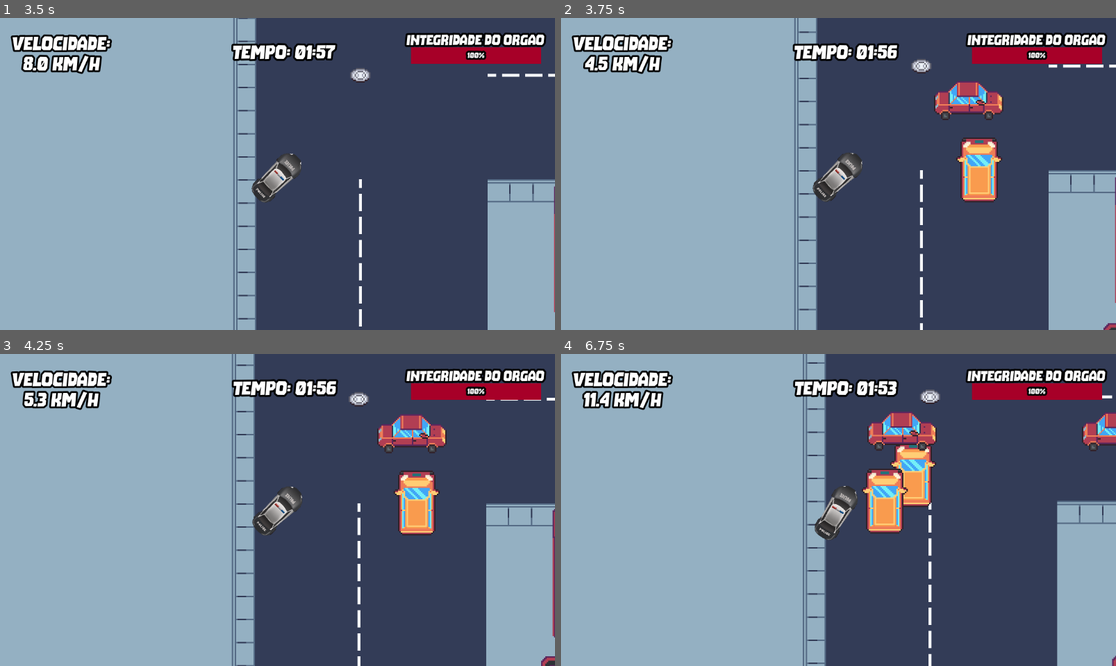
Above: before the commit, frames 1-4 (two rows, left to right).
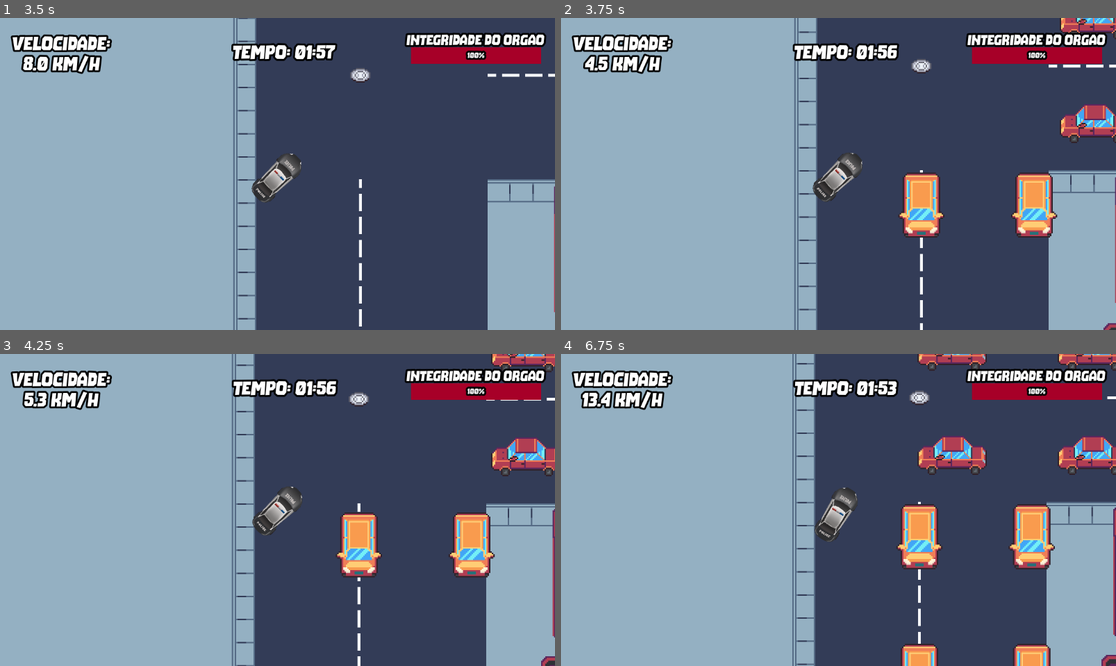
Above: after the commit, the same moments.

Repository: pedroHPlins/Organ_Rush
Game: Godot game, scene res://MainMenu.tscn
The game is run twice, just before and just after one commit, with the same random seed, the same clock (stepped at 60 frames per second) and the same inputs. The engine's default icon, where the game draws it, is replaced by a stand-in: a white triangle on a blue panel in a dark square.
Inputs:
- Up to frame 1 (3.5 s): click "PLAY" at 0.5 s; tap Enter (ui_accept) at 1.25, 1.52, 2, 2.27 s; hold Right (steer_right) 1.28-2.03 s; hold Shift (drift) 1.28-2.03 s; hold Down (brake) 2.03-2.78 s; tap Shift (drift) at 2.1 s; hold Right (steer_right) from 2.78 s (still down); hold Shift (drift) from 2.78 s (still down)
- Up to frame 2 (3.75 s): release Right (steer_right) at 3.53 s; release Shift (drift) at 3.53 s; hold Up (accelerate) from 3.53 s (still down); tap Shift (drift) at 3.6 s
- Up to frame 3 (4.25 s): keep holding Up (accelerate); tap Enter (ui_accept) at 3.77 s
- Up to frame 4 (6.75 s): release Up (accelerate) at 4.28 s; hold Shift (drift) 4.28-5.03 s; hold Left (steer_left) 4.28-5.78 s; tap Enter (ui_accept) at 4.52, 5.27 s; tap Shift (drift) at 5.1, 6.6 s; hold Down (brake) 5.78-6.53 s; hold Shift (drift) 5.78-6.53 s; hold Right (steer_right) from 6.53 s (still down)

Frame 1 is identical in both runs. In frame 2, 6.7% of the frame differs, in the area x 60-100%, y 0-71%; in frame 3, 6.8%; in frame 4, 16%, in the area x 3-100%, y 0-100%.

Commit message:
ok

Diff:
--- a/Main.tscn
+++ b/Main.tscn
@@ -1,13 +1,12 @@
-[gd_scene load_steps=12 format=3 uid="uid://sty7ijite2dj"]
+[gd_scene load_steps=11 format=3 uid="uid://sty7ijite2dj"]
 
 [ext_resource type="PackedScene" uid="uid://dehbevv0spxwn" path="res://Track.tscn" id="1"]
 [ext_resource type="Script" uid="uid://bs4y2jdbs6jj7" path="res://main.gd" id="1_lgr22"]
 [ext_resource type="PackedScene" uid="uid://c0ycsxtpvq4j1" path="res://Player.tscn" id="2"]
 [ext_resource type="PackedScene" uid="uid://bi2yfg7oyr26h" path="res://hud.tscn" id="2_lgr22"]
-[ext_resource type="PackedScene" uid="uid://bhya2bc5atgq0" path="res://DialogueBox.tscn" id="2_xjed2"]
+[ext_resource type="PackedScene" path="res://DialogueBox.tscn" id="2_xjed2"]
 [ext_resource type="Texture2D" uid="uid://do20atxlgd7ga" path="res://icon.png" id="5_koqrl"]
 [ext_resource type="PackedScene" uid="uid://bwte3fw544lcp" path="res://extras/predios.tscn" id="6_3dxm6"]
-[ext_resource type="PackedScene" uid="uid://cltgv614tx6u0" path="res://obstaculos/carroH.tscn" id="9_03owx"]
 [ext_resource type="PackedScene" uid="uid://cipbvtsonisgr" path="res://obstaculos/spawner/spawnerVD.tscn" id="9_wkp8b"]
 [ext_resource type="PackedScene" uid="uid://yjrrbtoarrke" path="res://obstaculos/spawner/SpawnerHd.tscn" id="10_wkp8b"]
 
@@ -6194,15 +6193,595 @@
 [node name="Predios7" parent="Decoracao/Node2D3/quarteirao10/Predios4" instance=ExtResource("6_3dxm6")]
 position = Vector2(1104, 232)
 
-[node name="CarroH" parent="." instance=ExtResource("9_03owx")]
-position = Vector2(792, -120)
+[node name="spawnerH" type="Node2D" parent="."]
+position = Vector2(-1144, -16)
+
+[node name="Carrosh" type="Node2D" parent="spawnerH"]
+
+[node name="SpawnerHd2" parent="spawnerH/Carrosh" instance=ExtResource("10_wkp8b")]
+position = Vector2(752, 208)
 baixo = false
 
-[node name="SpawnerVd" parent="." instance=ExtResource("9_wkp8b")]
-position = Vector2(824, 144)
-
-[node name="SpawnerHd" parent="." instance=ExtResource("10_wkp8b")]
-position = Vector2(832, 192)
+[node name="SpawnerHd" parent="spawnerH/Carrosh" instance=ExtResource("10_wkp8b")]
+position = Vector2(832, 208)
 baixo = false
 
+[node name="SpawnerHd3" parent="spawnerH/Carrosh" instance=ExtResource("10_wkp8b")]
+position = Vector2(752, -384)
+baixo = false
+
+[node name="SpawnerHd4" parent="spawnerH/Carrosh" instance=ExtResource("10_wkp8b")]
+position = Vector2(832, -384)
+baixo = false
+
+[node name="SpawnerHd5" parent="spawnerH/Carrosh" instance=ExtResource("10_wkp8b")]
+position = Vector2(752, -968)
+baixo = false
+
+[node name="SpawnerHd6" parent="spawnerH/Carrosh" instance=ExtResource("10_wkp8b")]
+position = Vector2(832, -968)
+baixo = false
+
+[node name="SpawnerHd7" parent="spawnerH/Carrosh" instance=ExtResource("10_wkp8b")]
+position = Vector2(776, -1544)
+baixo = false
+
+[node name="SpawnerHd8" parent="spawnerH/Carrosh" instance=ExtResource("10_wkp8b")]
+position = Vector2(856, -1544)
+baixo = false
+
+[node name="SpawnerHd9" parent="spawnerH/Carrosh" instance=ExtResource("10_wkp8b")]
+position = Vector2(776, -2136)
+baixo = false
+
+[node name="SpawnerHd10" parent="spawnerH/Carrosh" instance=ExtResource("10_wkp8b")]
+position = Vector2(856, -2136)
+baixo = false
+
+[node name="SpawnerHd11" parent="spawnerH/Carrosh" instance=ExtResource("10_wkp8b")]
+position = Vector2(776, -2720)
+baixo = false
+
+[node name="SpawnerHd12" parent="spawnerH/Carrosh" instance=ExtResource("10_wkp8b")]
+position = Vector2(856, -2720)
+baixo = false
+
+[node name="SpawnerHd13" parent="spawnerH/Carrosh" instance=ExtResource("10_wkp8b")]
+position = Vector2(832, -3344)
+baixo = false
+
+[node name="SpawnerHd14" parent="spawnerH/Carrosh" instance=ExtResource("10_wkp8b")]
+position = Vector2(744, -3344)
+baixo = false
+
+[node name="SpawnerHd15" parent="spawnerH/Carrosh" instance=ExtResource("10_wkp8b")]
+position = Vector2(840, -3944)
+baixo = false
+
+[node name="SpawnerHd16" parent="spawnerH/Carrosh" instance=ExtResource("10_wkp8b")]
+position = Vector2(752, -3944)
+baixo = false
+
+[node name="Carrosh2" type="Node2D" parent="spawnerH"]
+position = Vector2(1184, 24)
+
+[node name="SpawnerHd2" parent="spawnerH/Carrosh2" instance=ExtResource("10_wkp8b")]
+position = Vector2(752, 208)
+
+[node name="SpawnerHd" parent="spawnerH/Carrosh2" instance=ExtResource("10_wkp8b")]
+position = Vector2(832, 208)
+
+[node name="SpawnerHd3" parent="spawnerH/Carrosh2" instance=ExtResource("10_wkp8b")]
+position = Vector2(752, -384)
+
+[node name="SpawnerHd4" parent="spawnerH/Carrosh2" instance=ExtResource("10_wkp8b")]
+position = Vector2(832, -384)
+
+[node name="SpawnerHd5" parent="spawnerH/Carrosh2" instance=ExtResource("10_wkp8b")]
+position = Vector2(752, -968)
+
+[node name="SpawnerHd6" parent="spawnerH/Carrosh2" instance=ExtResource("10_wkp8b")]
+position = Vector2(832, -968)
+
+[node name="SpawnerHd7" parent="spawnerH/Carrosh2" instance=ExtResource("10_wkp8b")]
+position = Vector2(776, -1544)
+
+[node name="SpawnerHd8" parent="spawnerH/Carrosh2" instance=ExtResource("10_wkp8b")]
+position = Vector2(856, -1544)
+
+[node name="SpawnerHd9" parent="spawnerH/Carrosh2" instance=ExtResource("10_wkp8b")]
+position = Vector2(776, -2136)
+
+[node name="SpawnerHd10" parent="spawnerH/Carrosh2" instance=ExtResource("10_wkp8b")]
+position = Vector2(856, -2136)
+
+[node name="SpawnerHd11" parent="spawnerH/Carrosh2" instance=ExtResource("10_wkp8b")]
+position = Vector2(776, -2720)
+
+[node name="SpawnerHd12" parent="spawnerH/Carrosh2" instance=ExtResource("10_wkp8b")]
+position = Vector2(856, -2720)
+
+[node name="SpawnerHd13" parent="spawnerH/Carrosh2" instance=ExtResource("10_wkp8b")]
+position = Vector2(832, -3344)
+
+[node name="SpawnerHd14" parent="spawnerH/Carrosh2" instance=ExtResource("10_wkp8b")]
+position = Vector2(744, -3344)
+
+[node name="SpawnerHd15" parent="spawnerH/Carrosh2" instance=ExtResource("10_wkp8b")]
+position = Vector2(840, -3944)
+
+[node name="SpawnerHd16" parent="spawnerH/Carrosh2" instance=ExtResource("10_wkp8b")]
+position = Vector2(752, -3944)
+
+[node name="Carrosh3" type="Node2D" parent="spawnerH"]
+position = Vector2(2368, 16)
+
+[node name="SpawnerHd2" parent="spawnerH/Carrosh3" instance=ExtResource("10_wkp8b")]
+position = Vector2(752, 208)
+baixo = false
+
+[node name="SpawnerHd" parent="spawnerH/Carrosh3" instance=ExtResource("10_wkp8b")]
+position = Vector2(832, 208)
+baixo = false
+
+[node name="SpawnerHd3" parent="spawnerH/Carrosh3" instance=ExtResource("10_wkp8b")]
+position = Vector2(752, -384)
+baixo = false
+
+[node name="SpawnerHd4" parent="spawnerH/Carrosh3" instance=ExtResource("10_wkp8b")]
+position = Vector2(832, -384)
+baixo = false
+
+[node name="SpawnerHd5" parent="spawnerH/Carrosh3" instance=ExtResource("10_wkp8b")]
+position = Vector2(752, -968)
+baixo = false
+
+[node name="SpawnerHd6" parent="spawnerH/Carrosh3" instance=ExtResource("10_wkp8b")]
+position = Vector2(832, -968)
+baixo = false
+
+[node name="SpawnerHd7" parent="spawnerH/Carrosh3" instance=ExtResource("10_wkp8b")]
+position = Vector2(776, -1544)
+baixo = false
+
+[node name="SpawnerHd8" parent="spawnerH/Carrosh3" instance=ExtResource("10_wkp8b")]
+position = Vector2(856, -1544)
+baixo = false
+
+[node name="SpawnerHd9" parent="spawnerH/Carrosh3" instance=ExtResource("10_wkp8b")]
+position = Vector2(776, -2136)
+baixo = false
+
+[node name="SpawnerHd10" parent="spawnerH/Carrosh3" instance=ExtResource("10_wkp8b")]
+position = Vector2(856, -2136)
+baixo = false
+
+[node name="SpawnerHd11" parent="spawnerH/Carrosh3" instance=ExtResource("10_wkp8b")]
+position = Vector2(776, -2720)
+baixo = false
+
+[node name="SpawnerHd12" parent="spawnerH/Carrosh3" instance=ExtResource("10_wkp8b")]
+position = Vector2(856, -2720)
+baixo = false
+
+[node name="SpawnerHd13" parent="spawnerH/Carrosh3" instance=ExtResource("10_wkp8b")]
+position = Vector2(832, -3344)
+baixo = false
+
+[node name="SpawnerHd14" parent="spawnerH/Carrosh3" instance=ExtResource("10_wkp8b")]
+position = Vector2(744, -3344)
+baixo = false
+
+[node name="SpawnerHd15" parent="spawnerH/Carrosh3" instance=ExtResource("10_wkp8b")]
+position = Vector2(840, -3944)
+baixo = false
+
+[node name="SpawnerHd16" parent="spawnerH/Carrosh3" instance=ExtResource("10_wkp8b")]
+position = Vector2(752, -3944)
+baixo = false
+
+[node name="Carrosh4" type="Node2D" parent="spawnerH"]
+position = Vector2(3544, 8)
+
+[node name="SpawnerHd2" parent="spawnerH/Carrosh4" instance=ExtResource("10_wkp8b")]
+position = Vector2(752, 208)
+
+[node name="SpawnerHd" parent="spawnerH/Carrosh4" instance=ExtResource("10_wkp8b")]
+position = Vector2(832, 208)
+
+[node name="SpawnerHd3" parent="spawnerH/Carrosh4" instance=ExtResource("10_wkp8b")]
+position = Vector2(752, -384)
+
+[node name="SpawnerHd4" parent="spawnerH/Carrosh4" instance=ExtResource("10_wkp8b")]
+position = Vector2(832, -384)
+
+[node name="SpawnerHd5" parent="spawnerH/Carrosh4" instance=ExtResource("10_wkp8b")]
+position = Vector2(752, -968)
+
+[node name="SpawnerHd6" parent="spawnerH/Carrosh4" instance=ExtResource("10_wkp8b")]
+position = Vector2(832, -968)
+
+[node name="SpawnerHd7" parent="spawnerH/Carrosh4" instance=ExtResource("10_wkp8b")]
+position = Vector2(776, -1544)
+
+[node name="SpawnerHd8" parent="spawnerH/Carrosh4" instance=ExtResource("10_wkp8b")]
+position = Vector2(856, -1544)
+
+[node name="SpawnerHd9" parent="spawnerH/Carrosh4" instance=ExtResource("10_wkp8b")]
+position = Vector2(776, -2136)
+
+[node name="SpawnerHd10" parent="spawnerH/Carrosh4" instance=ExtResource("10_wkp8b")]
+position = Vector2(856, -2136)
+
+[node name="SpawnerHd11" parent="spawnerH/Carrosh4" instance=ExtResource("10_wkp8b")]
+position = Vector2(776, -2720)
+
+[node name="SpawnerHd12" parent="spawnerH/Carrosh4" instance=ExtResource("10_wkp8b")]
+position = Vector2(856, -2720)
+
+[node name="SpawnerHd13" parent="spawnerH/Carrosh4" instance=ExtResource("10_wkp8b")]
+position = Vector2(832, -3344)
+
+[node name="SpawnerHd14" parent="spawnerH/Carrosh4" instance=ExtResource("10_wkp8b")]
+position = Vector2(744, -3344)
+
+[node name="SpawnerHd15" parent="spawnerH/Carrosh4" instance=ExtResource("10_wkp8b")]
+position = Vector2(840, -3944)
+
+[node name="SpawnerHd16" parent="spawnerH/Carrosh4" instance=ExtResource("10_wkp8b")]
+position = Vector2(752, -3944)
+
+[node name="Carrosh5" type="Node2D" parent="spawnerH"]
+position = Vector2(4728, 16)
+
+[node name="SpawnerHd2" parent="spawnerH/Carrosh5" instance=ExtResource("10_wkp8b")]
+position = Vector2(752, 208)
+baixo = false
+
+[node name="SpawnerHd" parent="spawnerH/Carrosh5" instance=ExtResource("10_wkp8b")]
+position = Vector2(832, 208)
+baixo = false
+
+[node name="SpawnerHd3" parent="spawnerH/Carrosh5" instance=ExtResource("10_wkp8b")]
+position = Vector2(752, -384)
+baixo = false
+
+[node name="SpawnerHd4" parent="spawnerH/Carrosh5" instance=ExtResource("10_wkp8b")]
+position = Vector2(832, -384)
+baixo = false
+
+[node name="SpawnerHd5" parent="spawnerH/Carrosh5" instance=ExtResource("10_wkp8b")]
+position = Vector2(752, -968)
+baixo = false
+
+[node name="SpawnerHd6" parent="spawnerH/Carrosh5" instance=ExtResource("10_wkp8b")]
+position = Vector2(832, -968)
+baixo = false
+
+[node name="SpawnerHd7" parent="spawnerH/Carrosh5" instance=ExtResource("10_wkp8b")]
+position = Vector2(776, -1544)
+baixo = false
+
+[node name="SpawnerHd8" parent="spawnerH/Carrosh5" instance=ExtResource("10_wkp8b")]
+position = Vector2(856, -1544)
+baixo = false
+
+[node name="SpawnerHd9" parent="spawnerH/Carrosh5" instance=ExtResource("10_wkp8b")]
+position = Vector2(776, -2136)
+baixo = false
+
+[node name="SpawnerHd10" parent="spawnerH/Carrosh5" instance=ExtResource("10_wkp8b")]
+position = Vector2(856, -2136)
+baixo = false
+
+[node name="SpawnerHd11" parent="spawnerH/Carrosh5" instance=ExtResource("10_wkp8b")]
+position = Vector2(776, -2720)
+baixo = false
+
+[node name="SpawnerHd12" parent="spawnerH/Carrosh5" instance=ExtResource("10_wkp8b")]
+position = Vector2(856, -2720)
+baixo = false
+
+[node name="SpawnerHd13" parent="spawnerH/Carrosh5" instance=ExtResource("10_wkp8b")]
+position = Vector2(832, -3344)
+baixo = false
+
+[node name="SpawnerHd14" parent="spawnerH/Carrosh5" instance=ExtResource("10_wkp8b")]
+position = Vector2(744, -3344)
+baixo = false
+
+[node name="SpawnerHd15" parent="spawnerH/Carrosh5" instance=ExtResource("10_wkp8b")]
+position = Vector2(840, -3944)
+baixo = false
+
+[node name="SpawnerHd16" parent="spawnerH/Carrosh5" instance=ExtResource("10_wkp8b")]
+position = Vector2(752, -3944)
+baixo = false
+
+[node name="spawnerV" type="Node2D" parent="."]
+
+[node name="spawnervdd" type="Node2D" parent="spawnerV"]
+
+[node name="SpawnerVd" parent="spawnerV/spawnervdd" instance=ExtResource("9_wkp8b")]
+position = Vector2(912, 160)
+direita = false
+
+[node name="SpawnerVd2" parent="spawnerV/spawnervdd" instance=ExtResource("9_wkp8b")]
+position = Vector2(912, 88)
+direita = false
+
+[node name="SpawnerVd3" parent="spawnerV/spawnervdd" instance=ExtResource("9_wkp8b")]
+position = Vector2(1512, 144)
+direita = false
+
+[node name="SpawnerVd4" parent="spawnerV/spawnervdd" instance=ExtResource("9_wkp8b")]
+position = Vector2(1512, 72)
+direita = false
+
+[node name="SpawnerVd" parent="spawnerV/spawnervdd/SpawnerVd4" instance=ExtResource("9_wkp8b")]
+position = Vector2(912, 160)
+
+[node name="SpawnerVd2" parent="spawnerV/spawnervdd/SpawnerVd4" instance=ExtResource("9_wkp8b")]
+position = Vector2(912, 88)
+
+[node name="SpawnerVd5" parent="spawnerV/spawnervdd" instance=ExtResource("9_wkp8b")]
+position = Vector2(2096, 136)
+direita = false
+
+[node name="SpawnerVd6" parent="spawnerV/spawnervdd" instance=ExtResource("9_wkp8b")]
+position = Vector2(2096, 64)
+direita = false
+
+[node name="SpawnerVd7" parent="spawnerV/spawnervdd" instance=ExtResource("9_wkp8b")]
+position = Vector2(2680, 152)
+direita = false
+
+[node name="SpawnerVd8" parent="spawnerV/spawnervdd" instance=ExtResource("9_wkp8b")]
+position = Vector2(2680, 80)
+direita = false
+
+[node name="SpawnerVd9" parent="spawnerV/spawnervdd" instance=ExtResource("9_wkp8b")]
+position = Vector2(3872, 152)
+direita = false
+
+[node name="SpawnerVd10" parent="spawnerV/spawnervdd" instance=ExtResource("9_wkp8b")]
+position = Vector2(3872, 80)
+direita = false
+
+[node name="SpawnerVd11" parent="spawnerV/spawnervdd" instance=ExtResource("9_wkp8b")]
+position = Vector2(4456, 144)
+direita = false
+
+[node name="SpawnerVd12" parent="spawnerV/spawnervdd" instance=ExtResource("9_wkp8b")]
+position = Vector2(4456, 72)
+direita = false
+
+[node name="SpawnerVd13" parent="spawnerV/spawnervdd" instance=ExtResource("9_wkp8b")]
+position = Vector2(5040, 160)
+direita = false
+
+[node name="SpawnerVd14" parent="spawnerV/spawnervdd" instance=ExtResource("9_wkp8b")]
+position = Vector2(5040, 88)
+direita = false
+
+[node name="spawnervdd2" type="Node2D" parent="spawnerV"]
+position = Vector2(-8, -576)
+
+[node name="SpawnerVd" parent="spawnerV/spawnervdd2" instance=ExtResource("9_wkp8b")]
+position = Vector2(912, 160)
+
+[node name="SpawnerVd2" parent="spawnerV/spawnervdd2" instance=ExtResource("9_wkp8b")]
+position = Vector2(912, 88)
+
+[node name="SpawnerVd3" parent="spawnerV/spawnervdd2" instance=ExtResource("9_wkp8b")]
+position = Vector2(1512, 144)
+
+[node name="SpawnerVd4" parent="spawnerV/spawnervdd2" instance=ExtResource("9_wkp8b")]
+position = Vector2(1512, 72)
+
+[node name="SpawnerVd" parent="spawnerV/spawnervdd2/SpawnerVd4" instance=ExtResource("9_wkp8b")]
+position = Vector2(912, 160)
+
+[node name="SpawnerVd2" parent="spawnerV/spawnervdd2/SpawnerVd4" instance=ExtResource("9_wkp8b")]
+position = Vector2(912, 88)
+
+[node name="SpawnerVd5" parent="spawnerV/spawnervdd2" instance=ExtResource("9_wkp8b")]
+position = Vector2(2096, 136)
+
+[node name="SpawnerVd6" parent="spawnerV/spawnervdd2" instance=ExtResource("9_wkp8b")]
+position = Vector2(2096, 64)
+
+[node name="SpawnerVd7" parent="spawnerV/spawnervdd2" instance=ExtResource("9_wkp8b")]
+position = Vector2(2680, 152)
+
+[node name="SpawnerVd8" parent="spawnerV/spawnervdd2" instance=ExtResource("9_wkp8b")]
+position = Vector2(2680, 80)
+
+[node name="SpawnerVd9" parent="spawnerV/spawnervdd2" instance=ExtResource("9_wkp8b")]
+position = Vector2(3872, 152)
+
+[node name="SpawnerVd10" parent="spawnerV/spawnervdd2" instance=ExtResource("9_wkp8b")]
+position = Vector2(3872, 80)
+
+[node name="SpawnerVd11" parent="spawnerV/spawnervdd2" instance=ExtResource("9_wkp8b")]
+position = Vector2(4456, 144)
+
+[node name="SpawnerVd12" parent="spawnerV/spawnervdd2" instance=ExtResource("9_wkp8b")]
+position = Vector2(4456, 72)
+
+[node name="SpawnerVd13" parent="spawnerV/spawnervdd2" instance=ExtResource("9_wkp8b")]
+position = Vector2(5040, 160)
+
+[node name="SpawnerVd14" parent="spawnerV/spawnervdd2" instance=ExtResource("9_wkp8b")]
+position = Vector2(5040, 88)
+
+[node name="spawnervdd3" type="Node2D" parent="spawnerV"]
+position = Vector2(0, -1784)
+
+[node name="SpawnerVd" parent="spawnerV/spawnervdd3" instance=ExtResource("9_wkp8b")]
+position = Vector2(912, 160)
+direita = false
+
+[node name="SpawnerVd2" parent="spawnerV/spawnervdd3" instance=ExtResource("9_wkp8b")]
+position = Vector2(912, 88)
+direita = false
+
+[node name="SpawnerVd3" parent="spawnerV/spawnervdd3" instance=ExtResource("9_wkp8b")]
+position = Vector2(1512, 144)
+direita = false
+
+[node name="SpawnerVd4" parent="spawnerV/spawnervdd3" instance=ExtResource("9_wkp8b")]
+position = Vector2(1512, 72)
+direita = false
+
+[node name="SpawnerVd5" parent="spawnerV/spawnervdd3" instance=ExtResource("9_wkp8b")]
+position = Vector2(2096, 136)
+direita = false
+
+[node name="SpawnerVd6" parent="spawnerV/spawnervdd3" instance=ExtResource("9_wkp8b")]
+position = Vector2(2096, 64)
+direita = false
+
+[node name="SpawnerVd7" parent="spawnerV/spawnervdd3" instance=ExtResource("9_wkp8b")]
+position = Vector2(2680, 152)
+direita = false
+
+[node name="SpawnerVd8" parent="spawnerV/spawnervdd3" instance=ExtResource("9_wkp8b")]
+position = Vector2(2680, 80)
+direita = false
+
+[node name="SpawnerVd9" parent="spawnerV/spawnervdd3" instance=ExtResource("9_wkp8b")]
+position = Vector2(3872, 152)
+direita = false
+
+[node name="SpawnerVd10" parent="spawnerV/spawnervdd3" instance=ExtResource("9_wkp8b")]
+position = Vector2(3872, 80)
+direita = false
+
+[node name="SpawnerVd11" parent="spawnerV/spawnervdd3" instance=ExtResource("9_wkp8b")]
+position = Vector2(4456, 144)
+direita = false
+
+[node name="SpawnerVd12" parent="spawnerV/spawnervdd3" instance=ExtResource("9_wkp8b")]
+position = Vector2(4456, 72)
+direita = false
+
+[node name="SpawnerVd13" parent="spawnerV/spawnervdd3" instance=ExtResource("9_wkp8b")]
+position = Vector2(5040, 160)
+direita = false
+
+[node name="SpawnerVd14" parent="spawnerV/spawnervdd3" instance=ExtResource("9_wkp8b")]
+position = Vector2(5040, 88)
+direita = false
+
+[node name="spawnervdd4" type="Node2D" parent="spawnerV"]
+position = Vector2(16, -2968)
+
+[node name="SpawnerVd" parent="spawnerV/spawnervdd4" instance=ExtResource("9_wkp8b")]
+position = Vector2(912, 160)
+
+[node name="SpawnerVd2" parent="spawnerV/spawnervdd4" instance=ExtResource("9_wkp8b")]
+position = Vector2(912, 88)
+
+[node name="SpawnerVd3" parent="spawnerV/spawnervdd4" instance=ExtResource("9_wkp8b")]
+position = Vector2(1512, 144)
+
+[node name="SpawnerVd4" parent="spawnerV/spawnervdd4" instance=ExtResource("9_wkp8b")]
+position = Vector2(1512, 72)
+
+[node name="SpawnerVd" parent="spawnerV/spawnervdd4/SpawnerVd4" instance=ExtResource("9_wkp8b")]
+position = Vector2(912, 160)
+
+[node name="SpawnerVd2" parent="spawnerV/spawnervdd4/SpawnerVd4" instance=ExtResource("9_wkp8b")]
+position = Vector2(912, 88)
+
+[node name="SpawnerVd5" parent="spawnerV/spawnervdd4" instance=ExtResource("9_wkp8b")]
+position = Vector2(2096, 136)
+
+[node name="SpawnerVd6" parent="spawnerV/spawnervdd4" instance=ExtResource("9_wkp8b")]
+position = Vector2(2096, 64)
+
+[node name="SpawnerVd7" parent="spawnerV/spawnervdd4" instance=ExtResource("9_wkp8b")]
+position = Vector2(2680, 152)
+
+[node name="SpawnerVd8" parent="spawnerV/spawnervdd4" instance=ExtResource("9_wkp8b")]
+position = Vector2(2680, 80)
+
+[node name="SpawnerVd9" parent="spawnerV/spawnervdd4" instance=ExtResource("9_wkp8b")]
+position = Vector2(3872, 152)
+
+[node name="SpawnerVd10" parent="spawnerV/spawnervdd4" instance=ExtResource("9_wkp8b")]
+position = Vector2(3872, 80)
+
+[node name="SpawnerVd11" parent="spawnerV/spawnervdd4" instance=ExtResource("9_wkp8b")]
+position = Vector2(4456, 144)
+
+[node name="SpawnerVd12" parent="spawnerV/spawnervdd4" instance=ExtResource("9_wkp8b")]
+position = Vector2(4456, 72)
+
+[node name="SpawnerVd13" parent="spawnerV/spawnervdd4" instance=ExtResource("9_wkp8b")]
+position = Vector2(5040, 160)
+
+[node name="SpawnerVd14" parent="spawnerV/spawnervdd4" instance=ExtResource("9_wkp8b")]
+position = Vector2(5040, 88)
+
+[node name="spawnervdd5" type="Node2D" parent="spawnerV"]
+position = Vector2(-8, -3560)
+
+[node name="SpawnerVd" parent="spawnerV/spawnervdd5" instance=ExtResource("9_wkp8b")]
+position = Vector2(912, 160)
+direita = false
+
+[node name="SpawnerVd2" parent="spawnerV/spawnervdd5" instance=ExtResource("9_wkp8b")]
+position = Vector2(912, 88)
+direita = false
+
+[node name="SpawnerVd3" parent="spawnerV/spawnervdd5" instance=ExtResource("9_wkp8b")]
+position = Vector2(1512, 144)
+direita = false
+
+[node name="SpawnerVd4" parent="spawnerV/spawnervdd5" instance=ExtResource("9_wkp8b")]
+position = Vector2(1512, 72)
+direita = false
+
+[node name="SpawnerVd5" parent="spawnerV/spawnervdd5" instance=ExtResource("9_wkp8b")]
+position = Vector2(2096, 136)
+direita = false
+
+[node name="SpawnerVd6" parent="spawnerV/spawnervdd5" instance=ExtResource("9_wkp8b")]
+position = Vector2(2096, 64)
+direita = false
+
+[node name="SpawnerVd7" parent="spawnerV/spawnervdd5" instance=ExtResource("9_wkp8b")]
+position = Vector2(2680, 152)
+direita = false
+
+[node name="SpawnerVd8" parent="spawnerV/spawnervdd5" instance=ExtResource("9_wkp8b")]
+position = Vector2(2680, 80)
+direita = false
+
+[node name="SpawnerVd9" parent="spawnerV/spawnervdd5" instance=ExtResource("9_wkp8b")]
+position = Vector2(3872, 152)
+direita = false
+
+[node name="SpawnerVd10" parent="spawnerV/spawnervdd5" instance=ExtResource("9_wkp8b")]
+position = Vector2(3872, 80)
+direita = false
+
+[node name="SpawnerVd11" parent="spawnerV/spawnervdd5" instance=ExtResource("9_wkp8b")]
+position = Vector2(4456, 144)
+direita = false
+
+[node name="SpawnerVd12" parent="spawnerV/spawnervdd5" instance=ExtResource("9_wkp8b")]
+position = Vector2(4456, 72)
+direita = false
+
+[node name="SpawnerVd13" parent="spawnerV/spawnervdd5" instance=ExtResource("9_wkp8b")]
+position = Vector2(5040, 160)
+direita = false
+
+[node name="SpawnerVd14" parent="spawnerV/spawnervdd5" instance=ExtResource("9_wkp8b")]
+position = Vector2(5040, 88)
+direita = false
+
 [connection signal="body_entered" from="DialogueTriggerPoint" to="." method="_on_dialogue_trigger_point_body_entered"]
--- a/obstaculos/carroH.tscn
+++ b/obstaculos/carroH.tscn
@@ -7,7 +7,7 @@
 size = Vector2(20, 40)
 
 [node name="CarroH" type="CharacterBody2D"]
-collision_layer = 3
+collision_layer = 2
 collision_mask = 3
 script = ExtResource("1_26dq6")
 
@@ -21,3 +21,9 @@
 position = Vector2(0, 26)
 scale = Vector2(3.04, 1)
 target_position = Vector2(0, 21)
+
+[node name="Timer" type="Timer" parent="."]
+wait_time = 7.0
+autostart = true
+
+[connection signal="timeout" from="Timer" to="." method="_on_timer_timeout"]
--- a/obstaculos/carroV.tscn
+++ b/obstaculos/carroV.tscn
@@ -7,7 +7,7 @@
 size = Vector2(40, 9)
 
 [node name="CarroV" type="CharacterBody2D"]
-collision_layer = 3
+collision_layer = 2
 collision_mask = 3
 script = ExtResource("2_76a8q")
 
@@ -23,3 +23,9 @@
 scale = Vector2(1, 6.41931)
 target_position = Vector2(-33, 0)
 collision_mask = 2
+
+[node name="Timer" type="Timer" parent="."]
+wait_time = 7.0
+autostart = true
+
+[connection signal="timeout" from="Timer" to="." method="_on_timer_timeout"]
--- a/obstaculos/carro_h.gd
+++ b/obstaculos/carro_h.gd
@@ -44,3 +44,7 @@
 		speed -= aceleracao * 5 * delta
 	else:
 		speed = 0
+
+
+func _on_timer_timeout():
+	queue_free()
--- a/obstaculos/collision_shape_2d.gd
+++ b/obstaculos/collision_shape_2d.gd
@@ -43,3 +43,7 @@
 		speed -= aceleracao * 5 * delta
 	else:
 		speed = 0
+
+
+func _on_timer_timeout():
+	queue_free()
Not shown: 1 places in MainMenu.tscn that only renumber resources
